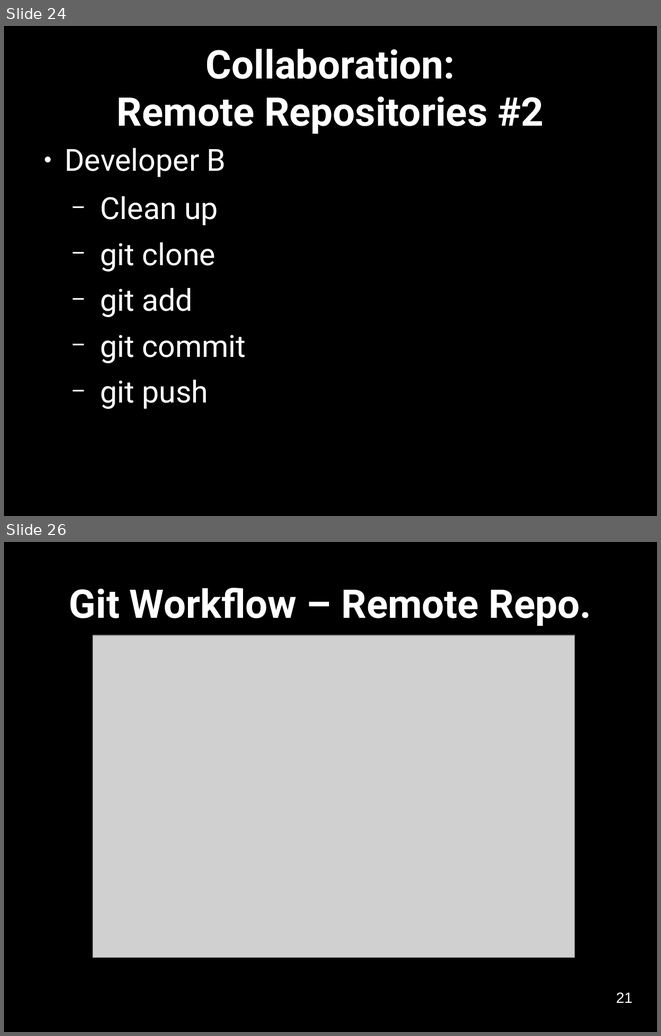
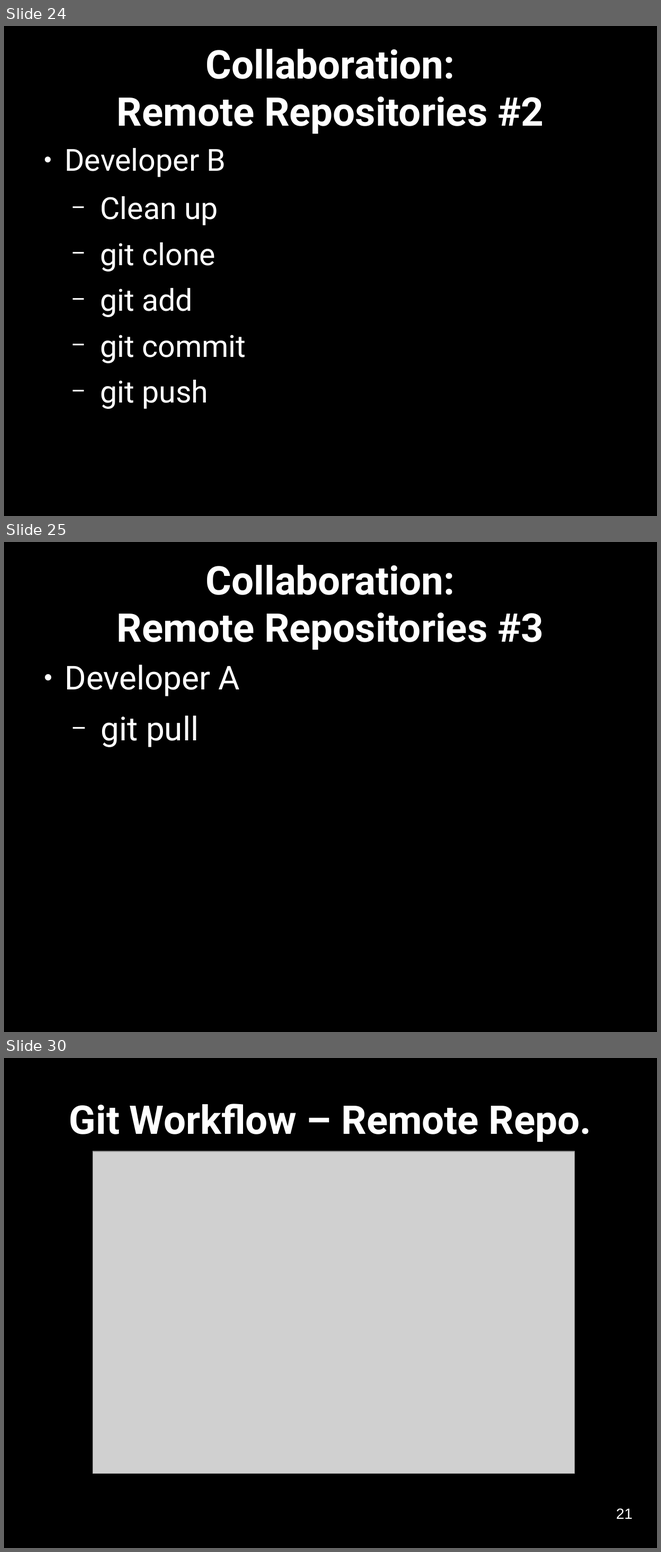
Before and after one commit to Southampton-RSG/2015-09-17-southampton, a slide deck: novice/git/version-control-with-git-slides.odp. Shown one above the other, each under a label of ours: slides 24 and 26 before the commit, slides 24, 25 and 30 after it; the slides between them are not shown. The pictures are 661x1036 and 661x1552 pixels, drawn with LibreOffice and Linux fonts; fonts in the diff are those of the drawing; grey boxes stand for pictures. Boxes give left, top, right and bottom in pixels: in the first picture for what was removed or moved away, otherwise in the second. Text is boxed around its words. In the diff, an @@ line names an element or a change of style, - is before the commit and + after.

```diff
--- a/novice/git/version-control-with-git-slides.odp
+++ b/novice/git/version-control-with-git-slides.odp
@@ slide 25 added at [4, 542, 657, 1032], background #000000 @@
@@ title added at [117, 565, 544, 650], 48 pt, text #FFFFFF, bold @@
+Collaboration:
+Remote Repositories #3
@@ text added at [64, 664, 240, 747], 40 pt, text #FFFFFF @@
+● Developer A
+  − git pull
@@ what was slide 26 is now slide 30 @@
```
Also in this commit, not shown: 2 slides changed, 3 other slides added, 4 other files.
